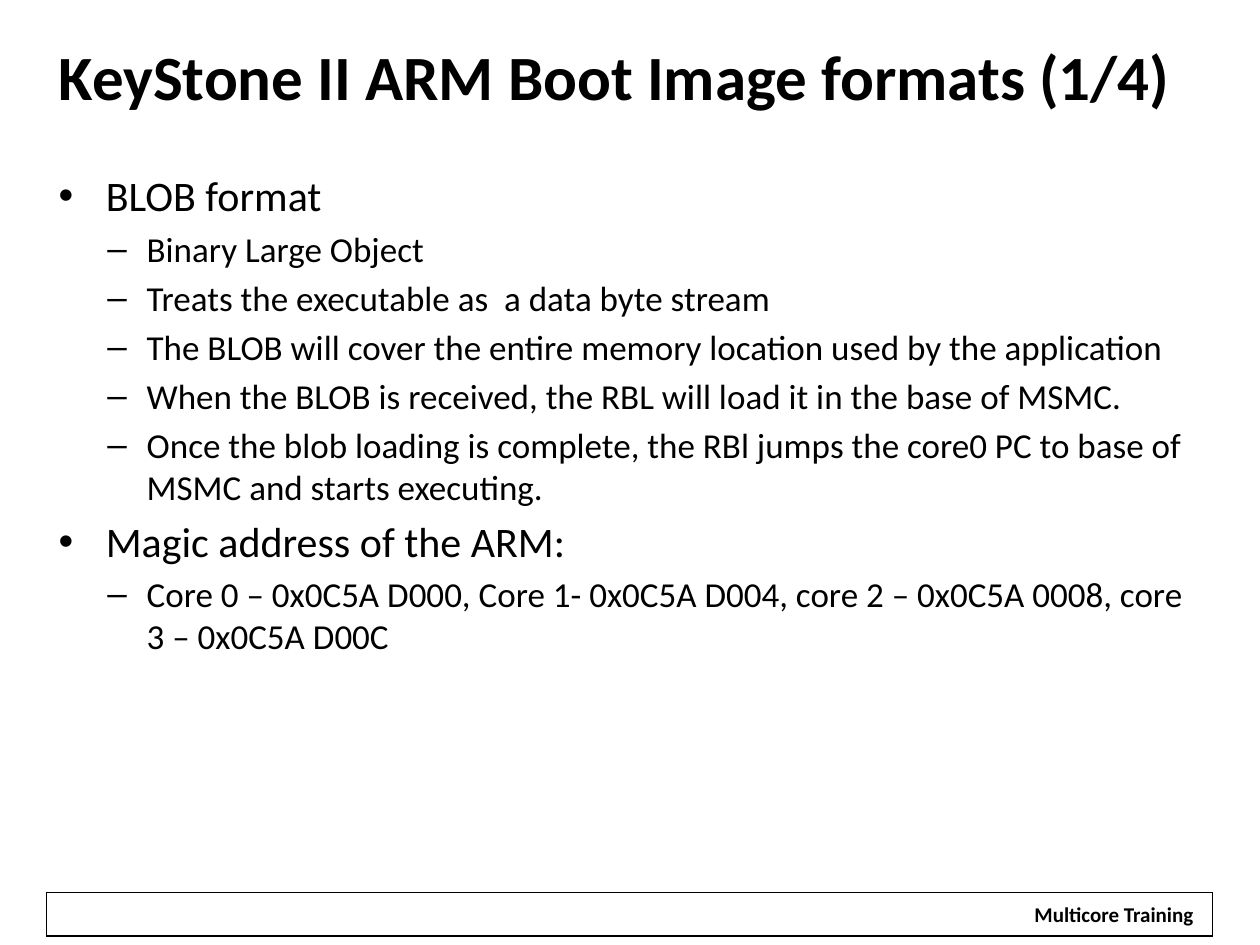
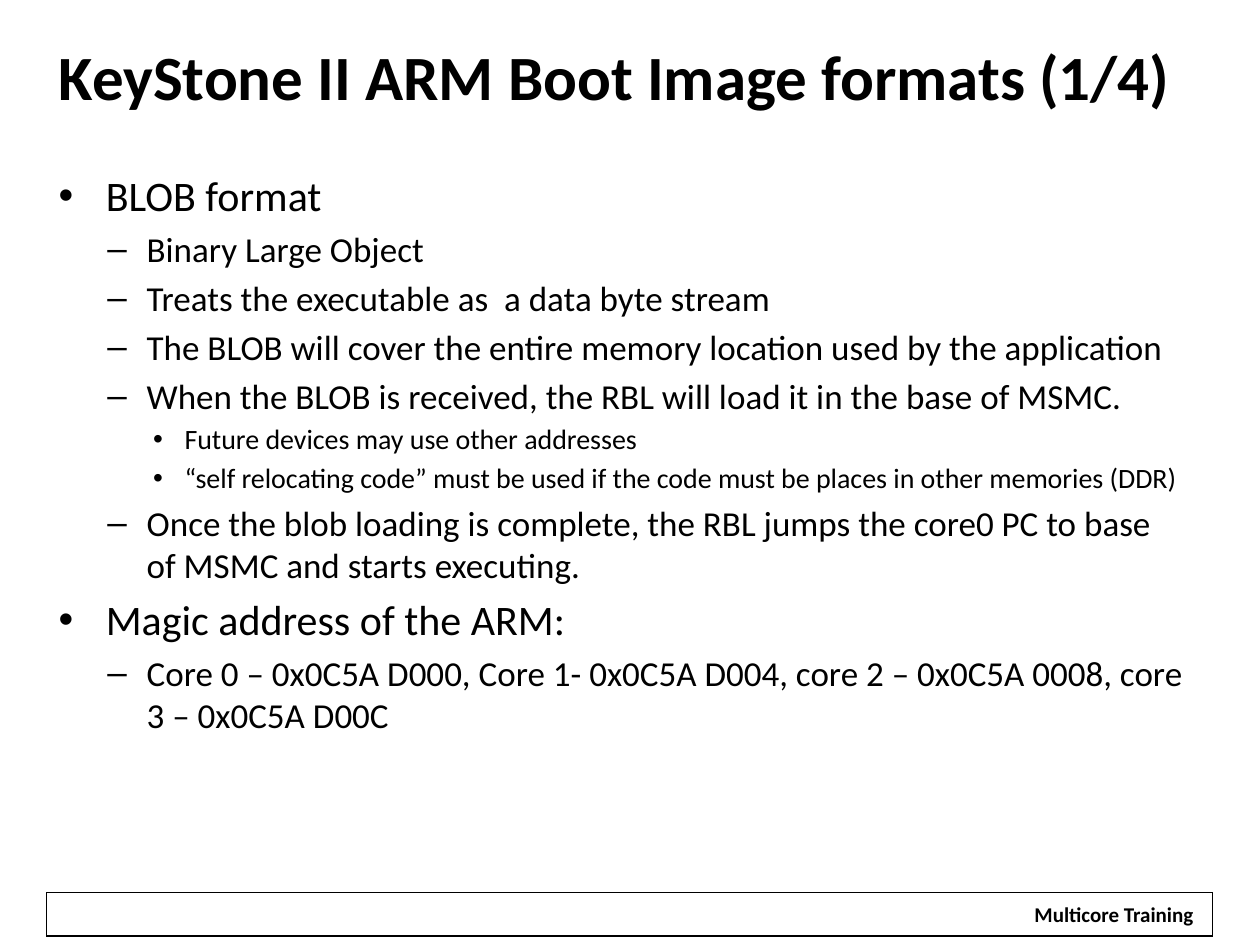
Before and after one commit to hari1989/keystone-workshop, a slide deck: slide 33 of preliminary/Working/presentations/KeyStone_2_ Bootloader_v2.pptx. Drawn at 1260x945 pixels with LibreOffice and Linux fonts; fonts in the diff are those of the drawing; background and template pictures are left out. Boxes give left, top, right and bottom in pixels: in the first picture for what was removed or moved away, otherwise in the second. Text is boxed around its words. In the diff, an @@ line names an element or a change of style, - is before the commit and + after.

```diff
--- a/preliminary/Working/presentations/KeyStone_2_ Bootloader_v2.pptx
+++ b/preliminary/Working/presentations/KeyStone_2_ Bootloader_v2.pptx
@@ text at <box>147,429,1176,584</box>: text changed; size 20 to 16 pt @@
-  – Once the blob loading is complete, the RBl jumps the core0 PC to base of MSMC and starts executing.
+    • Future devices may use other addresses
+    • “self relocating code” must be used if the code must be places in other memories (DDR)
+  – Once the blob loading is complete, the RBL jumps the core0 PC to base of MSMC and starts executing.
```
Also in this commit, not shown: 13 other slides changed, 4 slides added, 17 slides removed.
